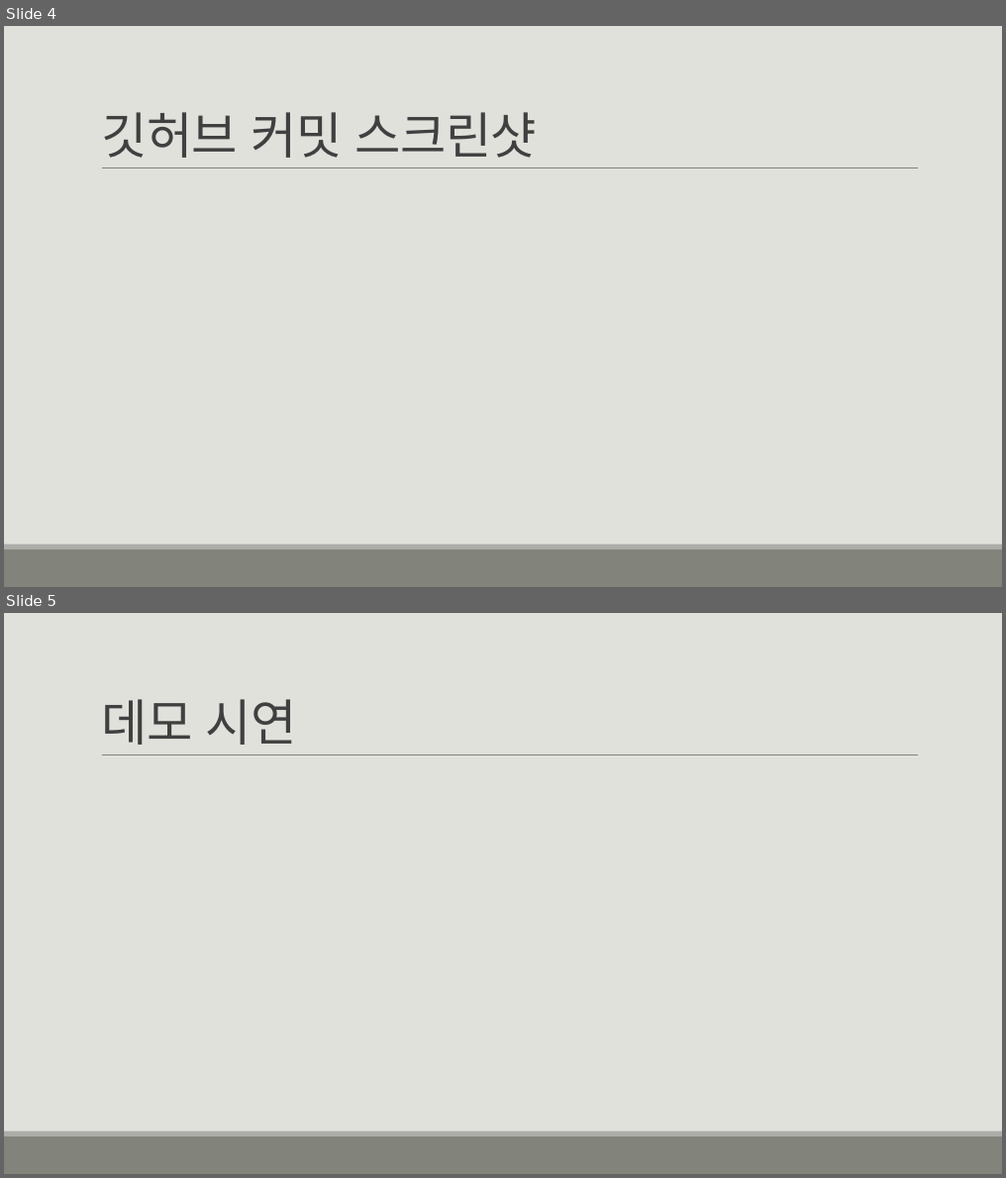
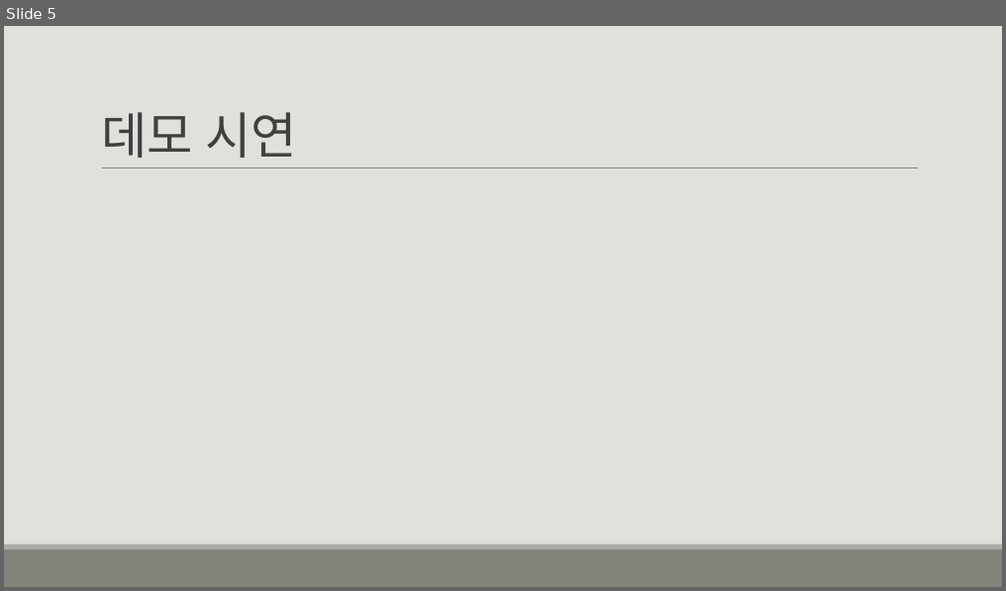
Before and after one commit to paul156156/2DGP_Project, a slide deck: 발표 자료/2DGP 중간 발표.pptx. Shown one above the other, each under a label of ours: slides 4 and 5 before the commit, slide 5 after it. The pictures are 1006x1178 and 1006x591 pixels, drawn with LibreOffice and Linux fonts; fonts in the diff are those of the drawing. Boxes give left, top, right and bottom in pixels: in the first picture for what was removed or moved away, otherwise in the second. Text is boxed around its words. In the diff, an @@ line names an element or a change of style, - is before the commit and + after.

```diff
--- a/발표 자료/2DGP 중간 발표.pptx
+++ b/발표 자료/2DGP 중간 발표.pptx
@@ slide 4 removed at [4,26,1002,587], background #E1E1DB; not listed: 3 template elements that a slide beside it also shows @@
@@ title removed at [101,112,537,158] @@
-깃허브 커밋 스크린샷
```
Also in this commit, not shown: 3 slides changed, 1 slide added, 4 other files.
